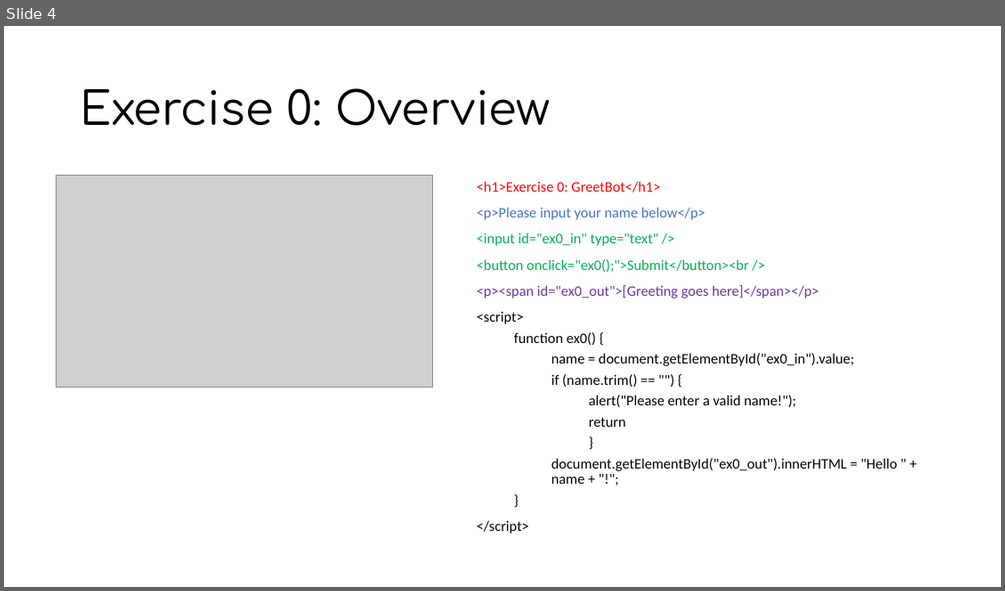
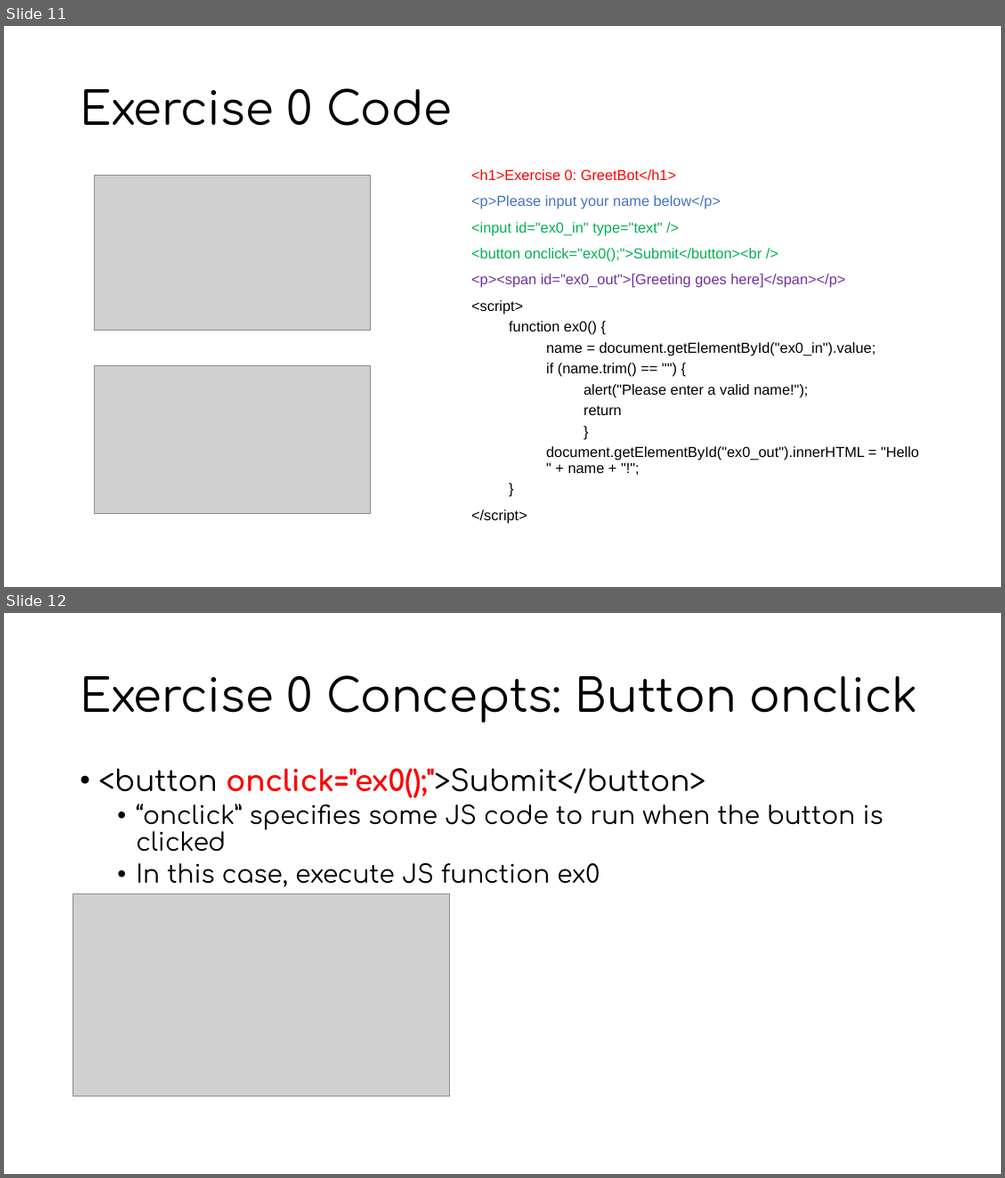
Before and after one commit to MiBioSoft2017/2017FallBootCamp, a slide deck: Javascript/JS Tutorial.pptx. Shown one above the other, each under a label of ours: slide 4 before the commit, slides 11 and 12 after it. The pictures are 1005x591 and 1005x1178 pixels, drawn with LibreOffice and Linux fonts; fonts in the diff are those of the drawing; grey boxes stand for pictures. Boxes give left, top, right and bottom in pixels: in the first picture for what was removed or moved away, otherwise in the second. Text is boxed around its words. In the diff, an @@ line names an element or a change of style, - is before the commit and + after.

```diff
--- a/Javascript/JS Tutorial.pptx
+++ b/Javascript/JS Tutorial.pptx
@@ slide 12 added at bbox=[4, 613, 1001, 1174], background #FFFFFF @@
@@ title added at bbox=[80, 675, 918, 722], 44 pt, text #000000 @@
+Exercise 0 Concepts: Button onclick
@@ text added at bbox=[98, 768, 883, 887], 24 pt, text #000000 @@
+• <button onclick="ex0();">Submit</button>
+  • “onclick” specifies some JS code to run when the button is clicked
+  • In this case, execute JS function ex0
@@ picture added at bbox=[73, 894, 450, 1096] @@
@@ what was slide 4 is now slide 11 @@
@@ slide 11 changed as well @@
@@ title at bbox=[80, 88, 452, 126]: text changed @@
-Exercise 0: Overview
+Exercise 0 Code
@@ picture: place and size @@
-picture at bbox=[56, 176, 432, 387]
+picture at bbox=[95, 176, 371, 330]
@@ text "<h1>Exercise 0: GreetBot</h1>": place and size @@
-text "<h1>Exercise 0: GreetBot</h1>" at bbox=[477, 181, 897, 533]
+text "<h1>Exercise 0: GreetBot</h1>" at bbox=[471, 169, 919, 523]
@@ text "<h1>Exercise 0: GreetBot</h1>" at bbox=[471, 169, 919, 523]: font Calibri to Arial @@
@@ picture added at bbox=[95, 365, 371, 514] @@
```
Also in this commit, not shown: 3 other slides changed, 12 other slides added, 2 slides removed.
